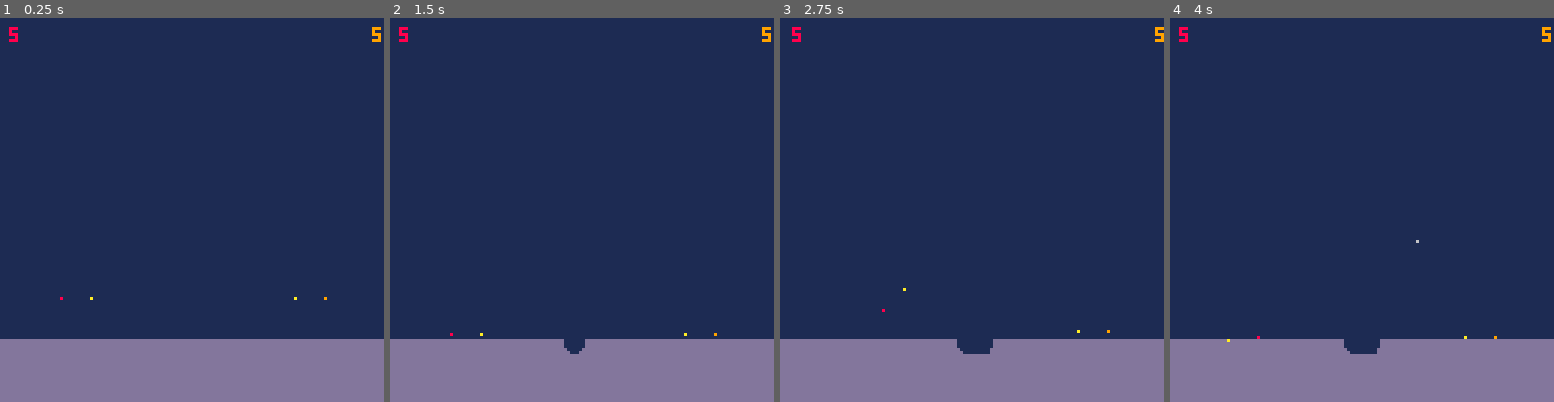
Above: before the commit, frames 1-4 (left to right).
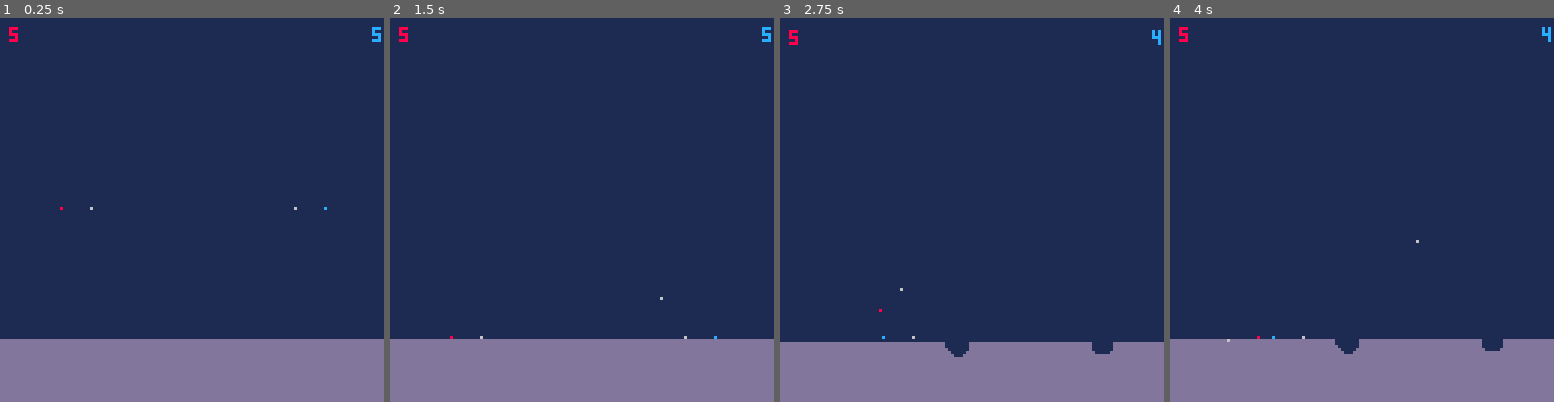
Above: after the commit, the same moments.

Repository: iamapea/miniature_jam
Game: PICO-8 cartridge mini.p8
The game is run twice, just before and just after one commit, with the same random seed, the same clock (stepped at 60 frames per second) and the same inputs.
Inputs:
- Up to frame 1 (0.25 s): no input
- Up to frame 2 (1.5 s): tap X (X key) at 0.33, 1.07 s; tap O (Z key) at 0.7 s
- Up to frame 3 (2.75 s): hold Right 1.6-2.1 s; tap O (Z key) at 1.7, 2.1, 2.5 s; tap X (X key) at 1.85 s; hold Up 2.15-2.42 s; hold Right from 2.47 s (still down)
- Up to frame 4 (4 s): tap O (Z key) at 2.9, 3.3, 3.7 s; tap X (X key) at 2.97 s; release Right at 3.03 s; hold Left 3.08-3.58 s; hold Down 3.63-3.97 s

The runs differ from the first frame. In frame 1, 0.1% of the frame differs, in the area x 15-100%, y 2-74%; in frame 2, 0.3%; in frame 3, 1.4%, in the area x 0-100%, y 2-89%; in frame 4, 0.6%.

Commit message:
death by falling out of screen

Diff:
--- a/mini.p8
+++ b/mini.p8
@@ -18,10 +18,10 @@
  grav_acc_player = 0.05
  cooldown_bullet = 60
  lives = 5
- player_spawn_y = world_size_y-ground_height-20
+ player_spawn_y = world_size_y-ground_height-50
  -- visual parameters
- col_players = {8,9}
- col_ch = 10 --crosshair
+ col_players = {8,12}
+ col_ch = 6 --crosshair
  col_bullet = 6
  -- create players
  p1 = new_player(1,20,player_spawn_y,
@@ -83,7 +83,10 @@
  for p in all(players) do
   move_player(p)
   collision_ground(p)
-  collision_edge(p)
+  if collision_edge(p)==2 then
+   --collision bottom screen edge
+   handle_death(p.n)
+  end
   if (p.cooldown>0) p.cooldown-=1
   p.jumps = false
  end
@@ -271,18 +274,20 @@
 end
 
 function collision_edge(t)
+ --returns 1 for coll left/right
+ -- .. and 2 for coll bottom
  collided = false
  if t.x < 0 then
   t.x = 0
-  collided = true
+  collided = 1
  elseif t.x > 127 then
   t.x = world_size_x
-  collided = true
+  collided = 1
  end
  if t.y >= world_size_y then
   t.y = world_size_y
   t.is_airborne = false
-  collided = true
+  collided = 2
  end
  return collided
 end
